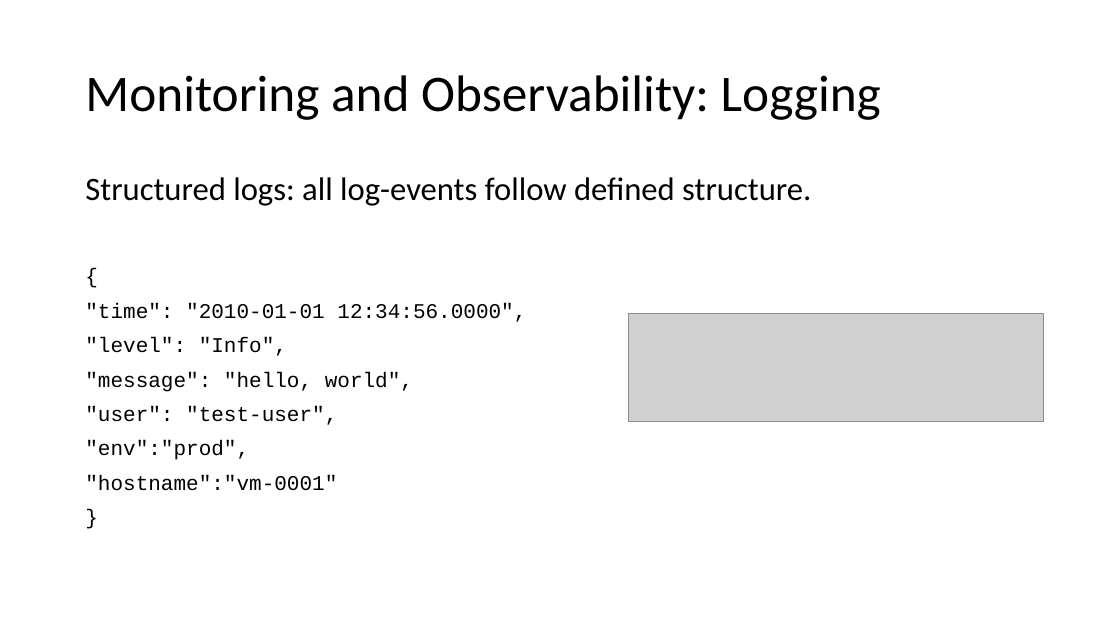
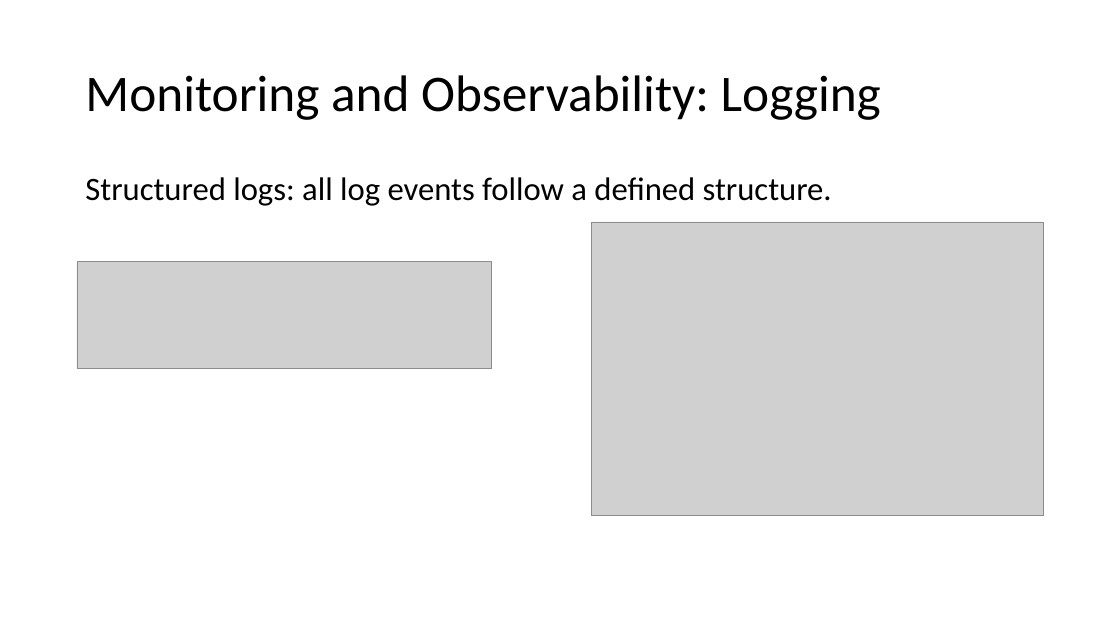
Before and after one commit to v1r7u/cloud_computing_old, a slide deck: slide 35 of presentations/05_Monitoring_Pricing.pptx. Drawn at 1120x630 pixels with LibreOffice and Linux fonts; fonts in the diff are those of the drawing; grey boxes stand for pictures. Boxes give left, top, right and bottom in pixels: in the first picture for what was removed or moved away, otherwise in the second. Text is boxed around its words. In the diff, an @@ line names an element or a change of style, - is before the commit and + after.

Commit message:
Updated 04 and 05 presentations

```diff
--- a/presentations/05_Monitoring_Pricing.pptx
+++ b/presentations/05_Monitoring_Pricing.pptx
@@ text at (85,177,832,206): text changed; size 18 to 28 pt; font Courier New to Calibri @@
-Structured logs: all log-events follow defined structure.
-{
-"time": "2010-01-01 12:34:56.0000",
-"level": "Info",
-"message": "hello, world",
-"user": "test-user",
-"env":"prod",
-"hostname":"vm-0001"
-}
+Structured logs: all log events follow a defined structure.
@@ picture added at (592,222,1044,515) @@
@@ picture: place and size @@
-picture at (628,314,1044,422)
+picture at (77,261,492,369)
```
Also in this commit, not shown: 10 other slides changed, 3 other files.
